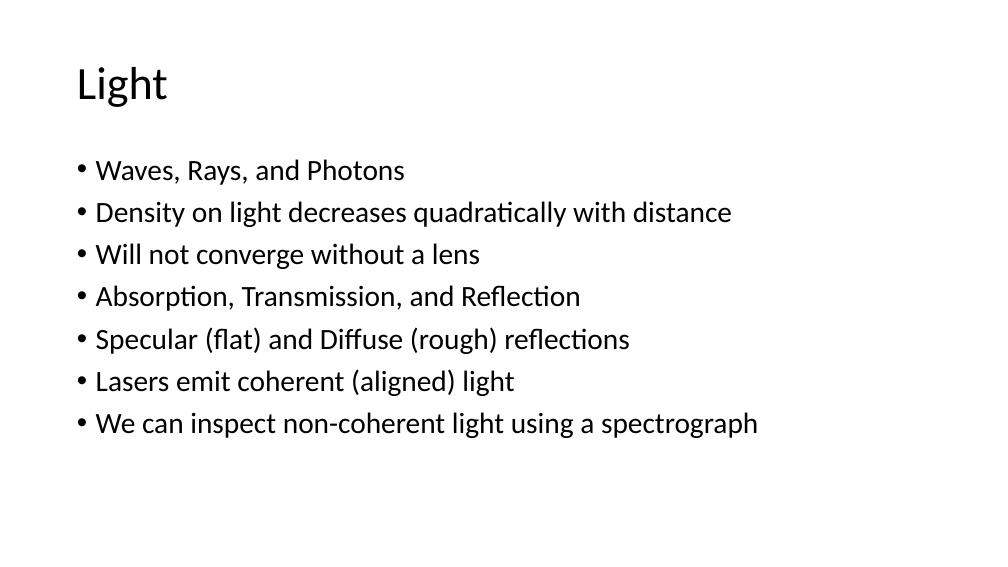
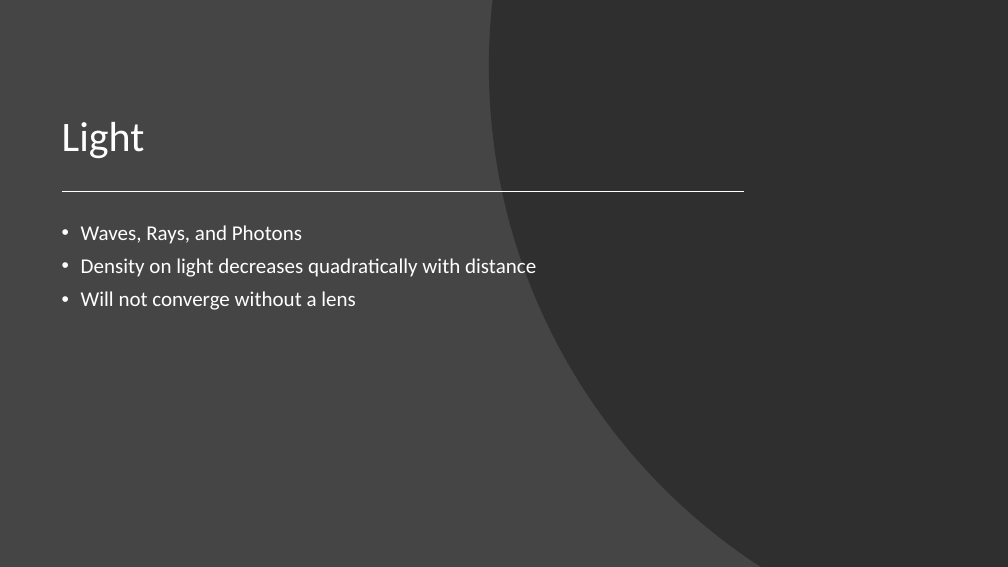
Before and after one commit to beck-peterson/cg2, a slide deck: slide 6 of Computer Graphics Chapter 4 Presentation.pptx. Drawn at 1008x567 pixels with LibreOffice and Linux fonts; fonts in the diff are those of the drawing. Boxes give left, top, right and bottom in pixels: in the first picture for what was removed or moved away, otherwise in the second. Text is boxed around its words. In the diff, an @@ line names an element or a change of style, - is before the commit and + after.

```diff
--- a/Computer Graphics Chapter 4 Presentation.pptx
+++ b/Computer Graphics Chapter 4 Presentation.pptx
@@ background #FFFFFF to #454545 @@
@@ freeform shape added at <box>489,0,1008,567</box>, fill #262626 at 70% opacity @@
@@ title "Light": place and size @@
-title "Light" at <box>77,67,168,107</box>
+title "Light" at <box>62,122,145,158</box>
@@ title "Light" at <box>62,122,145,158</box>: size 44 to 40 pt, text colour #000000 to #FFFFFF; vertical alignment middle to bottom @@
@@ line added from (64, 191) to (744, 191), #FFFFFF 1.5 pt @@
@@ text "Waves, Rays, and Photons": place and size @@
-text "Waves, Rays, and Photons" at <box>96,159,758,438</box>
+text "Waves, Rays, and Photons" at <box>81,225,536,310</box>
@@ text "Waves, Rays, and Photons" at <box>81,225,536,310</box>: size 28 to 20 pt, text colour #000000 to #FFFFFF @@
@@ text at <box>96,285,758,438</box>: paragraphs removed @@
-• Absorption, Transmission, and Reflection
-• Specular (flat) and Diffuse (rough) reflections
-• Lasers emit coherent (aligned) light
-• We can inspect non-coherent light using a spectrograph
```
Also in this commit, not shown: 2 other slides changed, 12 slides added, 5 slides removed.
